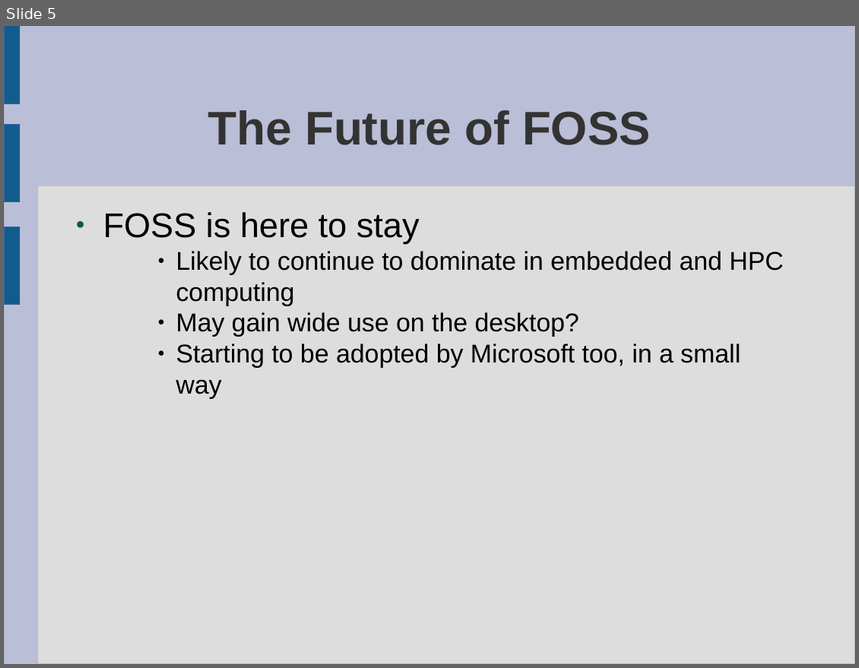
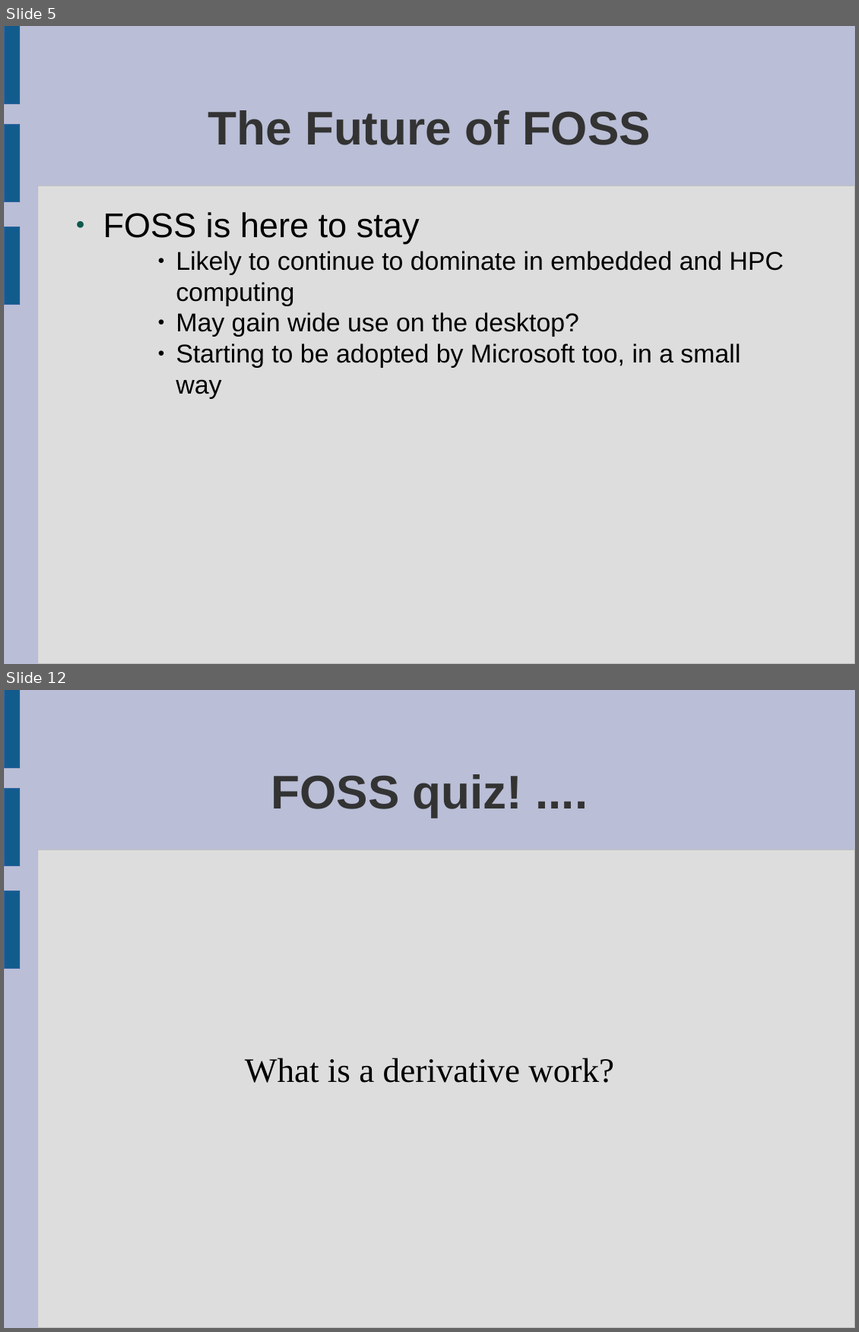
Before and after one commit to laurencesmart/comp8440, a slide deck: lectures/release_early.odp. Shown one above the other, each under a label of ours: slide 5 before the commit, slides 5 and 12 after it; the slides between them are not shown. The pictures are 859x668 and 859x1332 pixels, drawn with LibreOffice and Linux fonts; fonts in the diff are those of the drawing. Boxes give left, top, right and bottom in pixels: in the first picture for what was removed or moved away, otherwise in the second. Text is boxed around its words. In the diff, an @@ line names an element or a change of style, - is before the commit and + after.

Commit message:
added quiz to the last lecture

```diff
--- a/lectures/release_early.odp
+++ b/lectures/release_early.odp
@@ slide 12 added at [4,690,855,1328], background #BABED6; not listed: 4 template elements that a slide beside it also shows @@
@@ title added at [272,774,523,818], 44 pt, text #333333, bold @@
+FOSS quiz! ....
@@ subtitle added at [245,1058,614,1083], 32 pt, text #000000 @@
+What is a derivative work?
```
Also in this commit, not shown: 15 other slides added.
